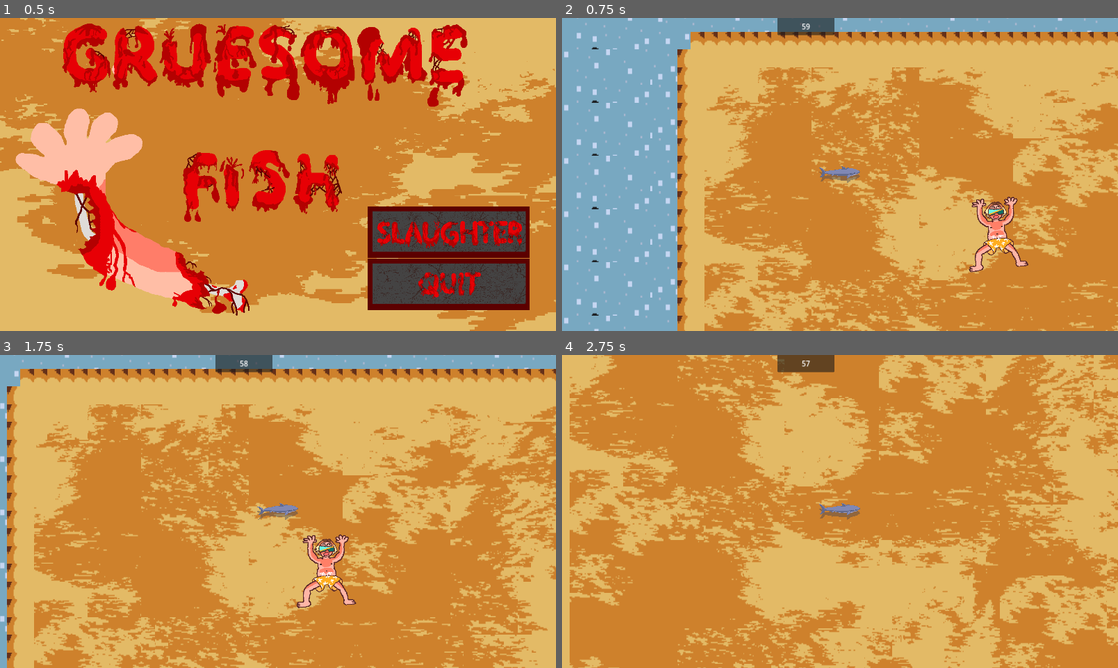
Above: before the commit, frames 1-4 (two rows, left to right).
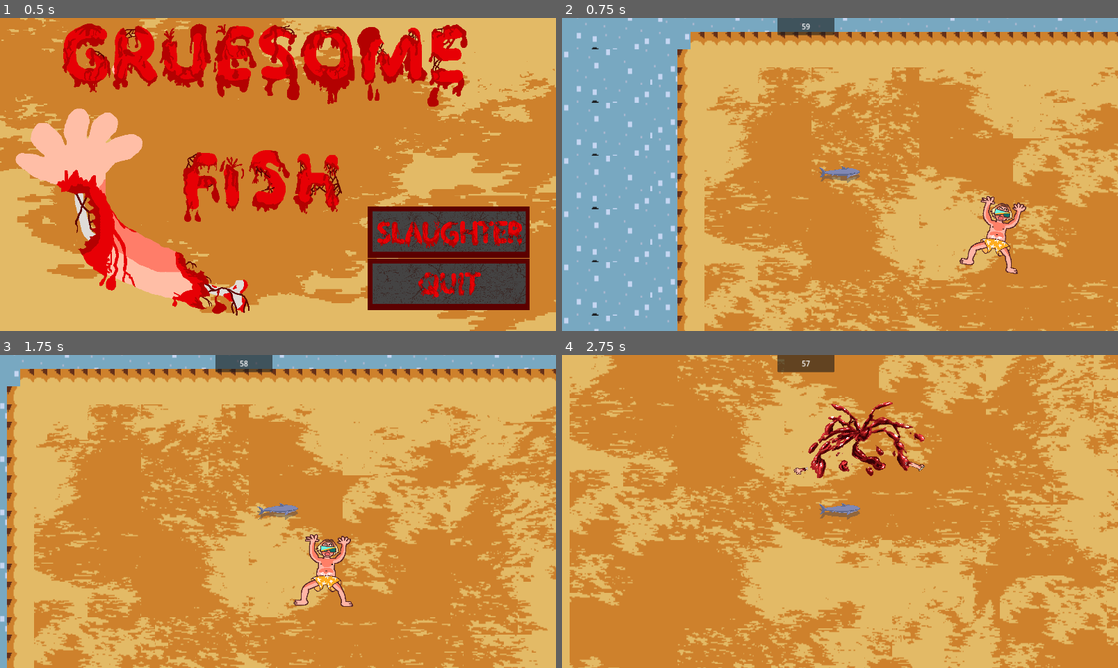
Above: after the commit, the same moments.

Repository: DylanRothbauer/GruesomeFish
Game: Godot game, scene res://Scenes/start_screen.tscn
Two runs of this game, one before a commit and one after it. Both use one fixed random seed, a clock stepped at 60 frames per second and the inputs below.
Inputs (mouse positions are in pixels of both pictures, inside the frame that each line leads up to):
- Up to frame 1 (0.5 s): no input
- Up to frame 2 (0.75 s): click (1095, 230) at 0.5 s
- Up to frame 3 (1.75 s): hold Right (right) from 1.28 s (still down); hold Shift (lunge) from 1.28 s (still down)
- Up to frame 4 (2.75 s): release Right (right) at 2.03 s; release Shift (lunge) at 2.03 s; hold Down (down) from 2.03 s (still down); tap Shift (lunge) at 2.1 s

Frame 1 is identical in both runs. In frame 2, 1.4% of the frame differs, in the area x 71-84%, y 56-82%; in frame 3, 0.8%; in frame 4, 1.7%, in the area x 41-66%, y 14-40%.

Commit message:
Got human to play BLOOD and die

Diff:
--- a/Scenes/human.tscn
+++ b/Scenes/human.tscn
@@ -7,10 +7,6 @@
 [sub_resource type="AtlasTexture" id="AtlasTexture_ya5sm"]
 atlas = ExtResource("1_nx4kq")
 region = Rect2(0, 1200, 700, 400)
-
-[sub_resource type="AtlasTexture" id="AtlasTexture_1lhl6"]
-atlas = ExtResource("1_nx4kq")
-region = Rect2(700, 1600, 700, 400)
 
 [sub_resource type="AtlasTexture" id="AtlasTexture_npiyt"]
 atlas = ExtResource("1_nx4kq")
@@ -43,6 +39,10 @@
 [sub_resource type="AtlasTexture" id="AtlasTexture_g3fjv"]
 atlas = ExtResource("1_nx4kq")
 region = Rect2(700, 1200, 700, 400)
+
+[sub_resource type="AtlasTexture" id="AtlasTexture_1lhl6"]
+atlas = ExtResource("1_nx4kq")
+region = Rect2(700, 1600, 700, 400)
 
 [sub_resource type="AtlasTexture" id="AtlasTexture_ddu7n"]
 atlas = ExtResource("3_44bfi")
@@ -87,9 +87,6 @@
 "texture": SubResource("AtlasTexture_ya5sm")
 }, {
 "duration": 1.0,
-"texture": SubResource("AtlasTexture_1lhl6")
-}, {
-"duration": 1.0,
 "texture": SubResource("AtlasTexture_npiyt")
 }, {
 "duration": 1.0,
@@ -112,8 +109,11 @@
 }, {
 "duration": 1.0,
 "texture": SubResource("AtlasTexture_g3fjv")
+}, {
+"duration": 1.0,
+"texture": SubResource("AtlasTexture_1lhl6")
 }],
-"loop": true,
+"loop": false,
 "name": &"BLOOD",
 "speed": 13.0
 }, {
@@ -160,10 +160,10 @@
 position = Vector2(-8, -2)
 sprite_frames = SubResource("SpriteFrames_w1o62")
 autoplay = "default"
-frame_progress = 0.462406
 
 [node name="CollisionShape2D" type="CollisionShape2D" parent="."]
 y_sort_enabled = true
 shape = SubResource("RectangleShape2D_h4kk1")
 
 [connection signal="body_entered" from="." to="." method="_on_body_entered"]
+[connection signal="animation_finished" from="AnimatedSprite2D2" to="." method="_on_animated_sprite_2d_2_animation_finished"]
--- a/Scripts/human.gd
+++ b/Scripts/human.gd
@@ -1,8 +1,16 @@
 extends Area2D
 
 @onready var timer = $Timer
+@onready var animation = $AnimatedSprite2D2
+
 
 func _on_body_entered(body: Node2D) -> void:
+	# Play animation
+	animation.play("BLOOD")
+
 	# Add time for eating human
 
+
+func _on_animated_sprite_2d_2_animation_finished() -> void:
+	# Kill player
 	queue_free()
